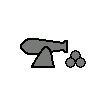
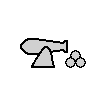
Layers edited between the first and the second 100px x 100px image:
painted on "Calque 4" over [34, 48, 53, 66]
painted on "Calque 5" over [22, 40, 66, 53]
painted on "Ellipse 2 copie" over [66, 51, 85, 67]
